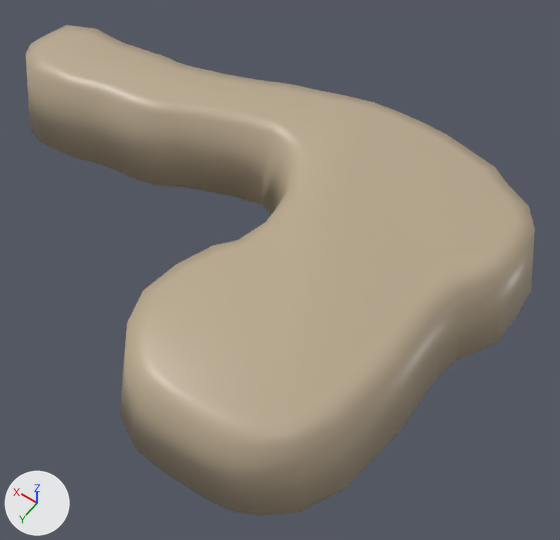
An edit to the FBX model Assets/_Game/Content/Levels/Beach/Beach Level 1/Fbx_Beach1_Island2.fbx, drawn before and after from the same camera.
Both versions are drawn from a camera (50 mm lens) standing at (-254.2, 107.7, 112.8) and looking at (-194.8, 24.6, -17.7). The axes (+X, +Y, +Z) are drawn at lower left. The lights are the same throughout. The first picture is the older version. Where no turn or scale is listed for an object, it has been applied to the vertices.

The first picture shows 'Island 2'.
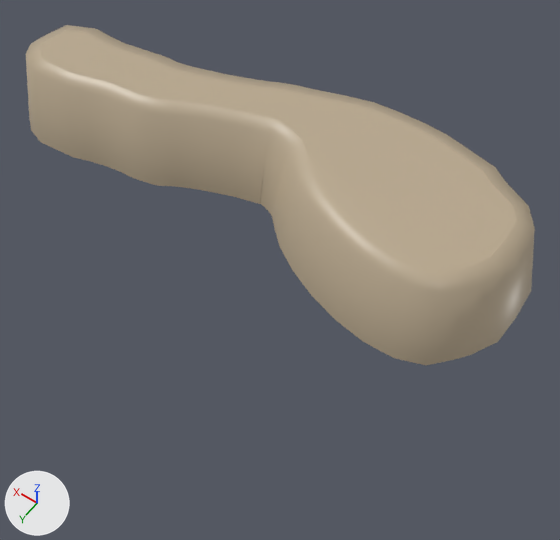
Commit message: Worked on beach level layout

The change, as a diff of the scene's bpy script:
```diff
--- a/Assets/_Game/Content/Levels/Beach/Beach Level 1/Fbx_Beach1_Island2.fbx.py
+++ b/Assets/_Game/Content/Levels/Beach/Beach Level 1/Fbx_Beach1_Island2.fbx.py
@@ me_plane_001 @@
 # used by ob_island_2; location = (-187.5, 0.0, 0.0)
-me_plane_001.from_pydata(...)  # 222 vertices, 150 faces; spans x -53.4..78.1, y -19.9..73.0, z -20.0..0.0
+me_plane_001.from_pydata(...)  # 177 vertices, 119 faces; spans x -53.4..78.1, y -19.9..28.4, z -20.0..0.0
+# me_plane_001 part 1
+# 48 vertices are removed from x -46.0..6.6, y 22.8..73.0, z -20.0..0.0
+# 36 faces are deleted
+# 18 vertices move from x -46.9..0.6, y 12.3..39.6, z -20.0..0.0 to x -43.8..-2.5, y 11.9..28.4, z -20.0..0.0
+# 3 vertices are added at (-23.1, 27.2, -20.0), (-24.0, 23.3, -1.1), (-24.9, 19.8, 0.0)
+# 5 new faces join them
 me_plane_001.materials.append(mat_sand)
```

Where the change shows, as pixel boxes [x1, y1, x2, y2] in the pictures (560 x 540 px):
'Island 2', reshaped (30% shorter): before [26, 25, 535, 516]; after [26, 25, 535, 366]
part 1 of me_plane_001, cut back: before [55, 65, 459, 516]; after [55, 65, 459, 366]
